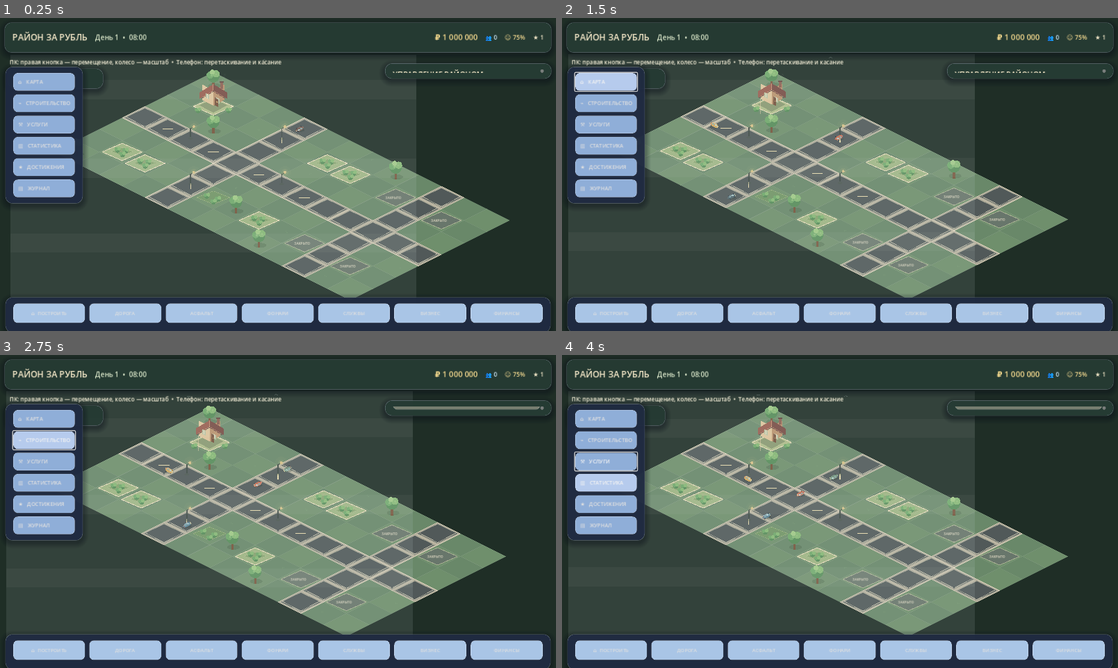
Above: before the commit, frames 1-4 (two rows, left to right).
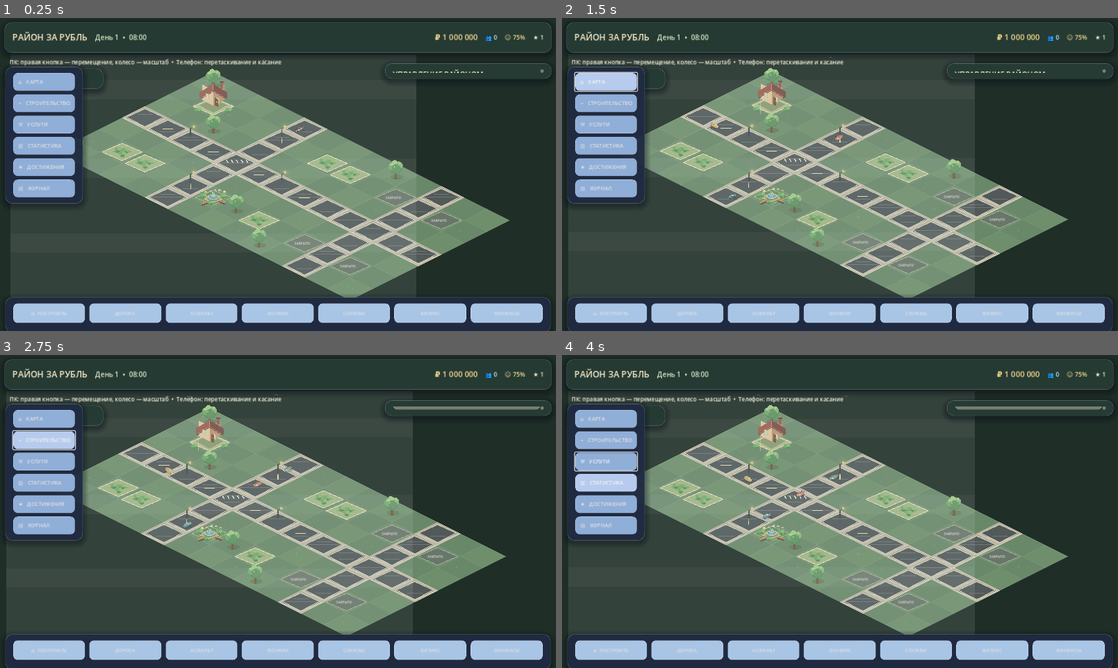
Above: after the commit, the same moments.

Repository: wellbi-creator/rayon-za-rubl
Game: Godot game, scene res://scenes/main.tscn
Two runs of this game, one before a commit and one after it. Both use one fixed random seed, a clock stepped at 60 frames per second and the inputs below.
Inputs (mouse positions are in pixels of both pictures, inside the frame that each line leads up to):
- Up to frame 1 (0.25 s): no input
- Up to frame 2 (1.5 s): move the mouse to (962, 158) at 0.52 s; hold D 0.53-1.25 s; click (962, 158) at 0.67 s; click "⌂ КАРТА" at 1.25 s
- Up to frame 3 (2.75 s): click "⌁ СТРОИТЕЛЬСТВО" at 2 s
- Up to frame 4 (4 s): click "⚒ УСЛУГИ" at 2.75 s; click "▥ СТАТИСТИКА" at 3.5 s

The runs differ from the first frame. In frame 1, 1.9% of the frame differs, in the area x 14-84%, y 16-83%; in frame 2, 1.8%; in frame 3, 1.8%; in frame 4, 1.8%.

Commit message:
M6.4: enrich isometric streets, greenery and neighborhood park

Diff:
--- a/scripts/world/isometric_district_world.gd
+++ b/scripts/world/isometric_district_world.gd
@@ -325,6 +325,7 @@
 			fill = fill.lerp(Color("#344b4b"), night_factor * 0.62)
 			var edge := Color("#a4b78d", 0.48).lerp(Color("#607c7a", 0.6), night_factor)
 			_draw_diamond(center, TILE, fill, edge, 1.0)
+			_draw_ground_texture(center, x, y)
 			if (x * 3 + y * 5) % 7 == 0:
 				_draw_grass_detail(center + Vector2(float((x * 17) % 35) - 17.0, float((y * 11) % 15) - 7.0))
 
@@ -371,6 +372,44 @@
 			var p: Vector2 = Grid.grid_to_world(cell, TILE)
 			draw_line(p + Vector2(0, -8), p + Vector2(0, 8), Color("#eadcae"), 2.0)
 
+func _draw_ground_texture(center: Vector2, cell_x: int, cell_y: int) -> void:
+	# Deterministic soft ground accents: no per-frame random allocation or visual flicker.
+	var seed_value := cell_x * 37 + cell_y * 61
+	var speckle := Color("#d6d6a5", 0.16).lerp(Color("#89998a", 0.12), night_factor)
+	for detail_index in 3:
+		var dx := float(posmod(seed_value + detail_index * 19, 53)) - 26.0
+		var dy := float(posmod(seed_value * 3 + detail_index * 11, 19)) - 9.0
+		draw_circle(center + Vector2(dx, dy), 1.1 + float(detail_index % 2) * 0.45, speckle)
+	if posmod(seed_value, 5) == 0:
+		var stone_pos := center + Vector2(float(posmod(seed_value * 7, 41)) - 20.0, float(posmod(seed_value * 11, 15)) - 7.0)
+		draw_ellipse(stone_pos, Vector2(3.0, 1.5), Color("#c4c5a8", 0.22))
+
+func _draw_park_fountain(center: Vector2) -> void:
+	draw_ellipse(center + Vector2(0, 5), Vector2(17, 7), Color("#354b43", 0.34))
+	draw_ellipse(center + Vector2(0, 1), Vector2(15, 7), Color("#c7c0a4"))
+	draw_ellipse(center + Vector2(0, 0), Vector2(12, 5), Color("#5b9eaa"))
+	draw_ellipse(center + Vector2(0, -1), Vector2(8, 3), Color("#8dc5c6", 0.9))
+	draw_line(center + Vector2(0, -2), center + Vector2(-2, -12), Color("#a7d9d6", 0.8), 1.5)
+	draw_line(center + Vector2(0, -2), center + Vector2(3, -10), Color("#a7d9d6", 0.8), 1.5)
+	draw_circle(center + Vector2(-2, -12), 1.6, Color("#c5e7d8", 0.85))
+	draw_circle(center + Vector2(3, -10), 1.4, Color("#c5e7d8", 0.8))
+
+func _draw_park_bench(center: Vector2, facing: float) -> void:
+	var direction := Vector2(1.0, 0.35 * facing)
+	var a := center - direction * 9.0
+	var b := center + direction * 9.0
+	draw_line(a + Vector2(0, 3), b + Vector2(0, 3), Color("#594535"), 4.0)
+	draw_line(a, b, Color("#b17b4e"), 4.0)
+	draw_line(a + Vector2(0, -2), b + Vector2(0, -2), Color("#d2a16a"), 1.0)
+
+func _draw_flower(center: Vector2, variant: int) -> void:
+	var petals := [Color("#e7c4a5"), Color("#e9d78d"), Color("#d9a8b2"), Color("#d5d8e5")]
+	var petal: Color = petals[posmod(variant, petals.size())]
+	draw_line(center + Vector2(0, 3), center + Vector2(0, -1), Color("#527b4e"), 1.0)
+	draw_circle(center + Vector2(-2, 0), 1.7, petal)
+	draw_circle(center + Vector2(2, 0), 1.7, petal)
+	draw_circle(center + Vector2(0, -2), 1.7, petal)
+	draw_circle(center, 1.1, Color("#e7c36f"))
 func _draw_grass_detail(pos: Vector2) -> void:
 	var blade_color := _get_leaf_palette()[2]
 	blade_color.a = 0.42
@@ -389,10 +428,18 @@
 	var inner_road_color := Color("#303b40") if is_asphalt else Color("#59615f")
 	var inner_edge_color := Color("#aeb9b4") if is_asphalt else Color("#737c75")
 	_draw_diamond(center, TILE, road_base.lerp(Color("#626b68"), night_factor * 0.5), Color("#ded4bd"), 1.0)
-	_draw_diamond(center, TILE * Vector2(0.86, 0.82), inner_road_color.lerp(Color("#303c43"), night_factor * 0.45), inner_edge_color, 1.0)
-	var curb_color := Color("#d8cdb4").lerp(Color("#82908c"), night_factor * 0.6)
-	draw_line(center + Vector2(-52, -2), center + Vector2(0, 25), curb_color, 1.4)
-	draw_line(center + Vector2(0, 25), center + Vector2(52, -2), curb_color, 1.4)
+	_draw_diamond(center + Vector2(0, 1), TILE * Vector2(0.91, 0.86), Color("#d0c8b2").lerp(Color("#87918a"), night_factor * 0.35), Color("#e7ddc8", 0.72), 1.0)
+	_draw_diamond(center, TILE * Vector2(0.82, 0.74), inner_road_color.lerp(Color("#303c43"), night_factor * 0.45), inner_edge_color, 1.0)
+	var curb_color := Color("#e6dcc6").lerp(Color("#82908c"), night_factor * 0.6)
+	draw_line(center + Vector2(-52, -2), center + Vector2(0, 25), curb_color, 1.8)
+	draw_line(center + Vector2(0, 25), center + Vector2(52, -2), curb_color, 1.8)
+	# Fine paving joints on the sidewalk give the road network a finished urban edge.
+	for seam in [-0.5, 0.0, 0.5]:
+		draw_line(center + Vector2(-43.0 * (1.0 - absf(seam)), seam * 17.0 - 1.0), center + Vector2(43.0 * (1.0 - absf(seam)), seam * 17.0 - 1.0), Color("#f0e8d5", 0.20), 0.8)
+	if cell == Vector2i(4, 3):
+		for stripe in 5:
+			var stripe_x := -28.0 + float(stripe) * 14.0
+			draw_line(center + Vector2(stripe_x, -10), center + Vector2(stripe_x + 5, -2), Color("#eee8d8", 0.88), 3.0)
 	if is_asphalt:
 		var horizontal := road_path_network.is_road_cell(cell + Vector2i(-1, 0)) or road_path_network.is_road_cell(cell + Vector2i(1, 0))
 		var vertical := road_path_network.is_road_cell(cell + Vector2i(0, -1)) or road_path_network.is_road_cell(cell + Vector2i(0, 1))
@@ -405,11 +452,18 @@
 	for cell in road_path_network.get_road_cells():
 		if road_lamp_cells.has(cell):
 			_draw_lamp(Grid.grid_to_world(cell, TILE) + Vector2(0, -10))
-	# Park greenery between the lower plots.
+	# Small neighborhood square: planted beds, a lit fountain and seating.
 	var park: Vector2 = Grid.grid_to_world(Vector2i(5, 5), TILE)
-	_draw_diamond(park, TILE * Vector2(0.72, 0.58), Color("#719565"), Color("#9ab27e"), 1.0)
-	for offset in [Vector2(-18, -4), Vector2(13, 5), Vector2(0, 13)]:
+	_draw_diamond(park, TILE * Vector2(0.78, 0.64), Color("#668b5d"), Color("#b0c58d"), 1.4)
+	_draw_diamond(park + Vector2(0, 2), TILE * Vector2(0.52, 0.38), Color("#b7ad87"), Color("#d8cba8"), 1.0)
+	for offset in [Vector2(-28, -4), Vector2(27, -3), Vector2(-7, 15)]:
 		_draw_bush(park + offset)
+	_draw_park_fountain(park + Vector2(0, -2))
+	_draw_park_bench(park + Vector2(-24, 15), -1.0)
+	_draw_park_bench(park + Vector2(25, 12), 1.0)
+	for flower_index in 6:
+		var flower_pos := park + Vector2(-34.0 + float(flower_index) * 13.0, -18.0 + sin(float(flower_index) * 1.4) * 3.0)
+		_draw_flower(flower_pos, flower_index)
 
 func _draw_plot(plot_id: int) -> void:
 	var cell := PLOT_CELLS[plot_id]
@@ -607,10 +661,13 @@
 		pos + Vector2(3, 20), pos + Vector2(-3, 20)
 	]), Color("#76543a"))
 	var leaves := _get_leaf_palette()
-	draw_circle(pos + Vector2(0, -13), 17, leaves[0])
-	draw_circle(pos + Vector2(-9, -17), 10, leaves[1])
-	draw_circle(pos + Vector2(8, -20), 10, leaves[2])
-	draw_circle(pos + Vector2(-3, -25), 7, leaves[3])
+	draw_circle(pos + Vector2(0, -13), 18, leaves[0])
+	draw_circle(pos + Vector2(-10, -16), 11, leaves[1])
+	draw_circle(pos + Vector2(9, -19), 11, leaves[2])
+	draw_circle(pos + Vector2(-3, -26), 8, leaves[3])
+	draw_circle(pos + Vector2(2, -11), 12, leaves[0].lightened(0.06))
+	draw_circle(pos + Vector2(-12, -22), 4, leaves[3].lightened(0.08))
+	draw_circle(pos + Vector2(11, -25), 3, leaves[3].lightened(0.08))
 	var leaf_sway := sin(construction_animation_time * 1.35 + pos.x * 0.025) * 2.0
 	var leaf_highlight := leaves[3]
 	leaf_highlight.a = 0.55
